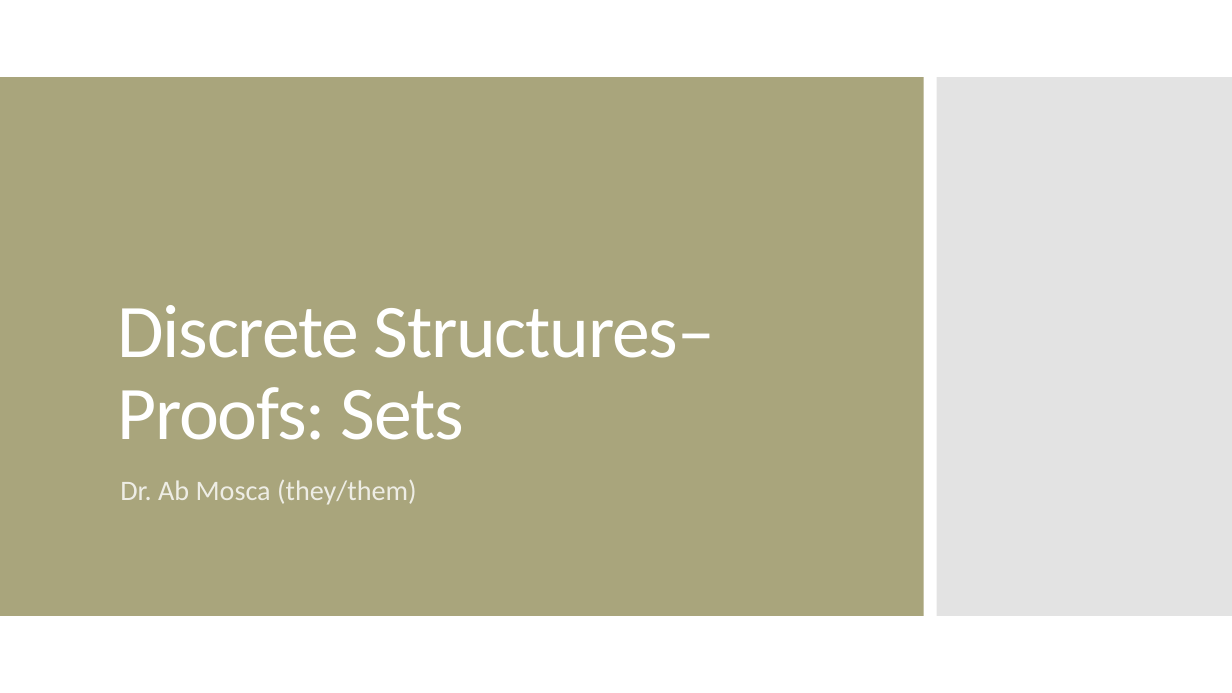
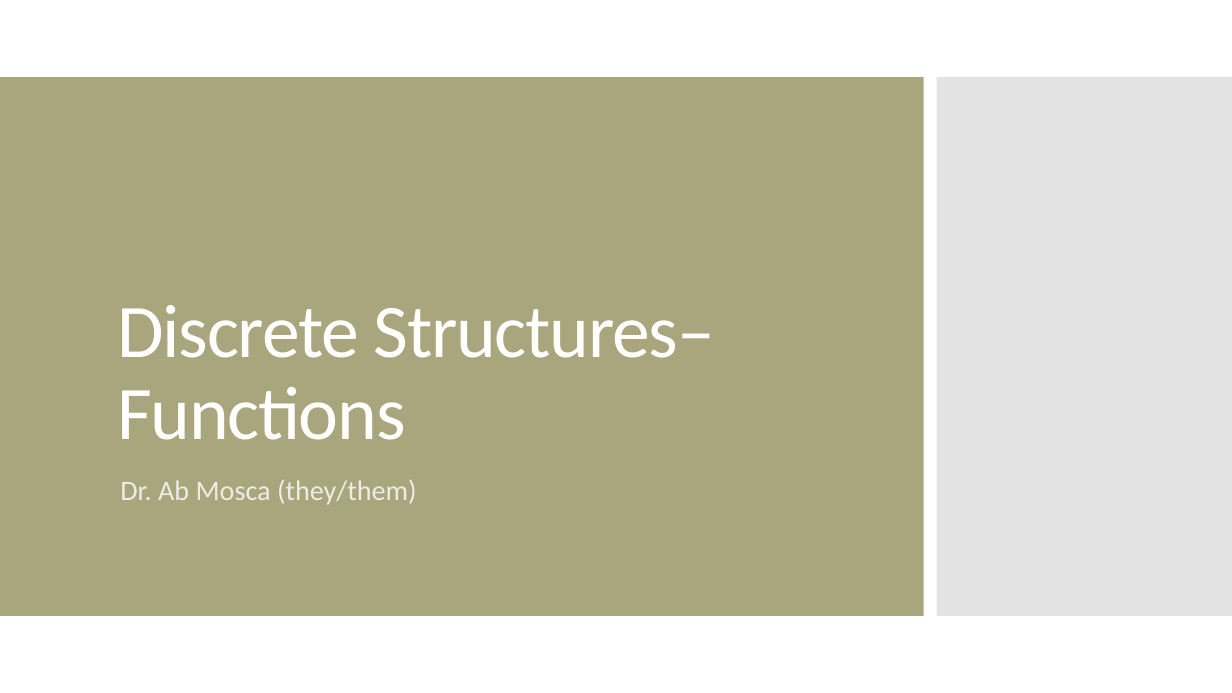
Before and after one commit to amosca01/MATH220-S24, a slide deck: slide 1 of slides/08-functions.pptx. Drawn at 1232x693 pixels with LibreOffice and Linux fonts; fonts in the diff are those of the drawing. Boxes give left, top, right and bottom in pixels: in the first picture for what was removed or moved away, otherwise in the second. Text is boxed around its words. In the diff, an @@ line names an element or a change of style, - is before the commit and + after.

```diff
--- a/slides/08-functions.pptx
+++ b/slides/08-functions.pptx
@@ title at [117, 305, 715, 440]: text changed @@
-Discrete Structures– Proofs: Sets
+Discrete Structures– Functions
```
Also in this commit, not shown: 11 other slides changed, 22 slides added, 17 slides removed, 5 other files.
